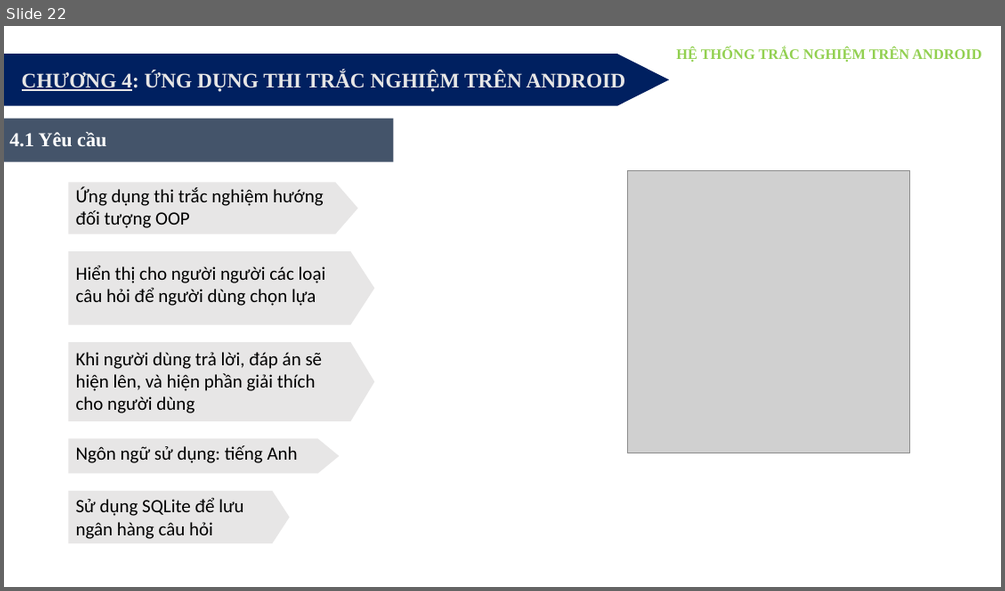
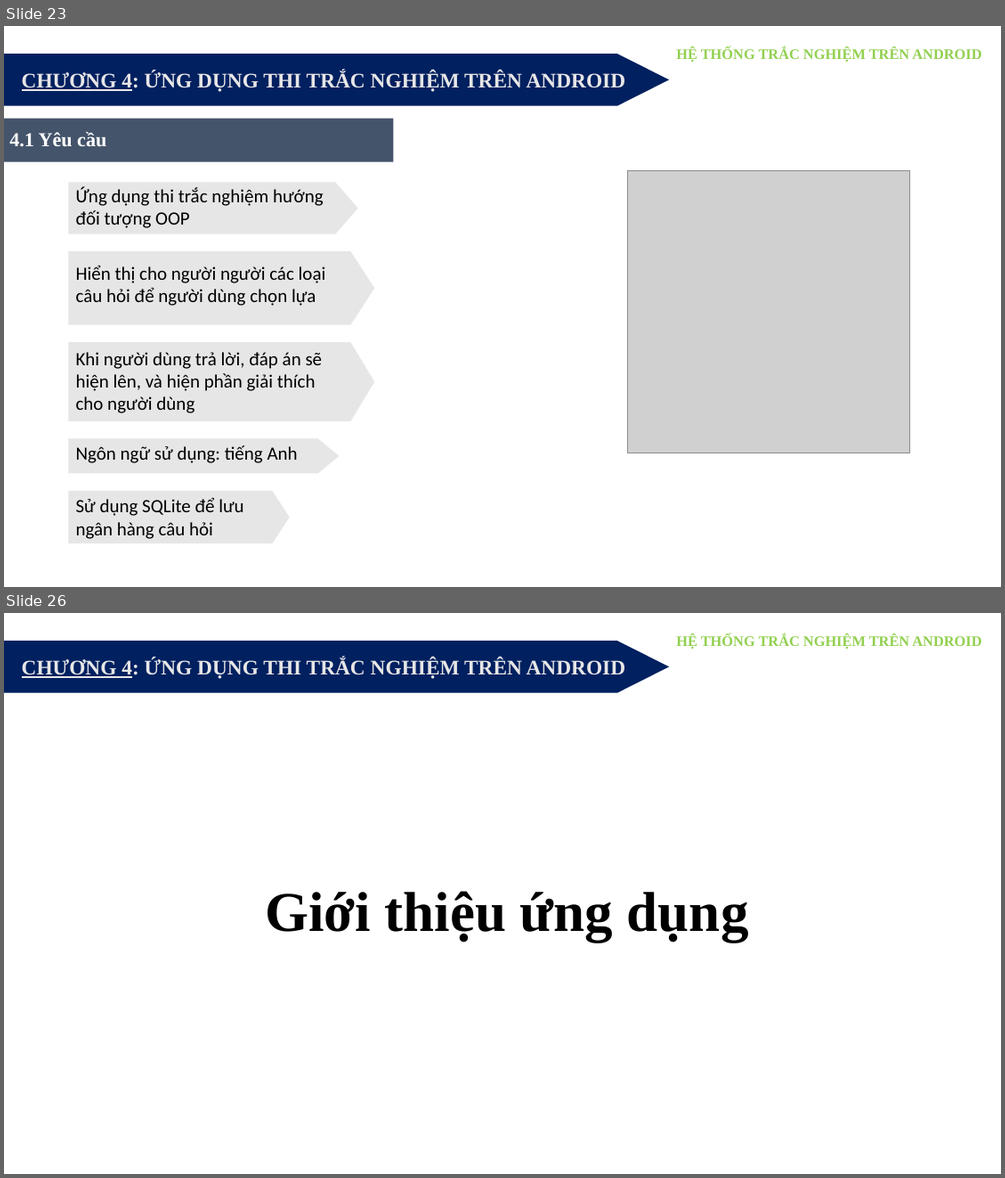
Before and after one commit to khanhcdt17/DoAnCoSo, a slide deck: WP.pptx. Shown one above the other, each under a label of ours: slide 22 before the commit, slides 23 and 26 after it; the slides between them are not shown. The pictures are 1005x591 and 1005x1178 pixels, drawn with LibreOffice and Linux fonts; fonts in the diff are those of the drawing; grey boxes stand for pictures. Boxes give left, top, right and bottom in pixels: in the first picture for what was removed or moved away, otherwise in the second. Text is boxed around its words. In the diff, an @@ line names an element or a change of style, - is before the commit and + after.

```diff
--- a/WP.pptx
+++ b/WP.pptx
@@ slide 26 added at [4, 613, 1001, 1174], background #FFFFFF @@
@@ text added at [676, 634, 981, 649], 14 pt, text #92D050, bold @@
+HỆ THỐNG TRẮC NGHIỆM TRÊN ANDROID
@@ freeform shape added at [4, 641, 669, 693], fill #002060 @@
@@ text added at [22, 658, 626, 679], 20 pt, text #E7E6E6, bold @@
+CHƯƠNG 4: ỨNG DỤNG THI TRẮC NGHIỆM TRÊN ANDROID
@@ text added at [265, 891, 749, 941], 54 pt, text #000000, bold @@
+Giới thiệu ứng dụng
@@ what was slide 22 is now slide 23 @@
```
Also in this commit, not shown: 2 slides changed, 1 other slide added, 31 other files.
